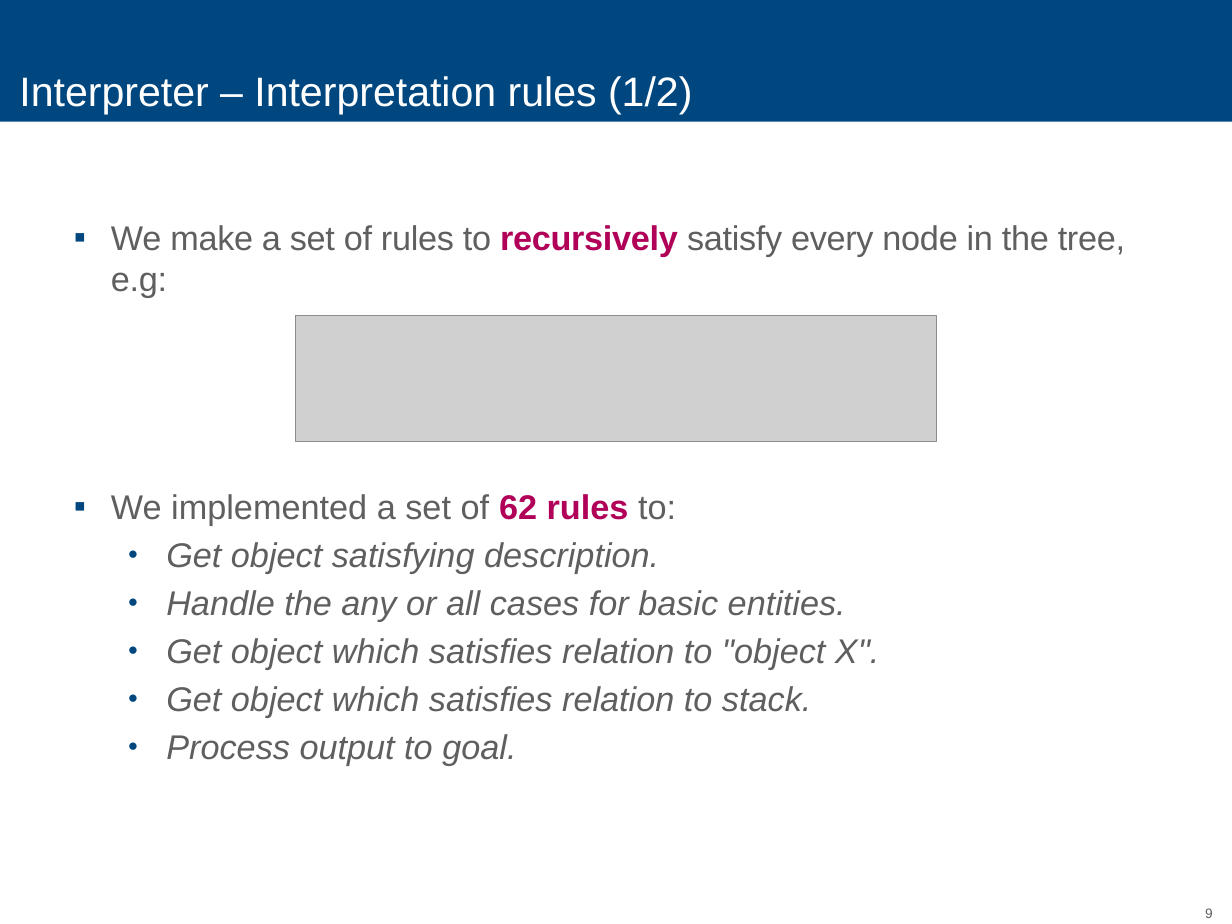
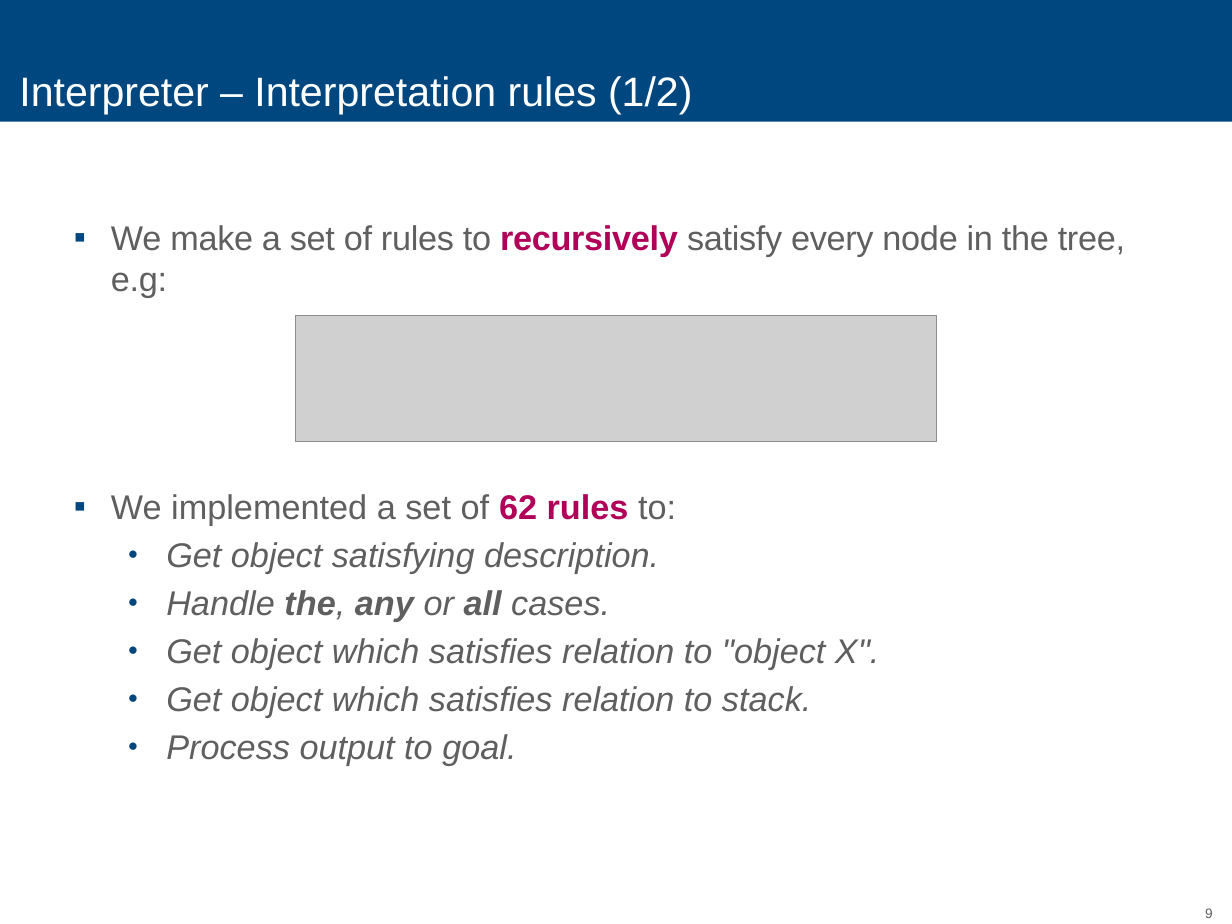
Before and after one commit to Medulli/shrdlite-chalmers, a slide deck: slide 9 of Report/AI.pptx. Drawn at 1232x924 pixels with LibreOffice and Linux fonts; fonts in the diff are those of the drawing; grey boxes stand for pictures. Boxes give left, top, right and bottom in pixels: in the first picture for what was removed or moved away, otherwise in the second. Text is boxed around its words. In the diff, an @@ line names an element or a change of style, - is before the commit and + after.

Commit message:
inor change to interp section

```diff
--- a/Report/AI.pptx
+++ b/Report/AI.pptx
@@ text at (x1=166, y1=590, x2=610, y2=621): text changed @@
-    ● Handle the any or all cases for basic entities.
+    ● Handle the, any or all cases.
```
Also in this commit, not shown: 1 other slide changed.
